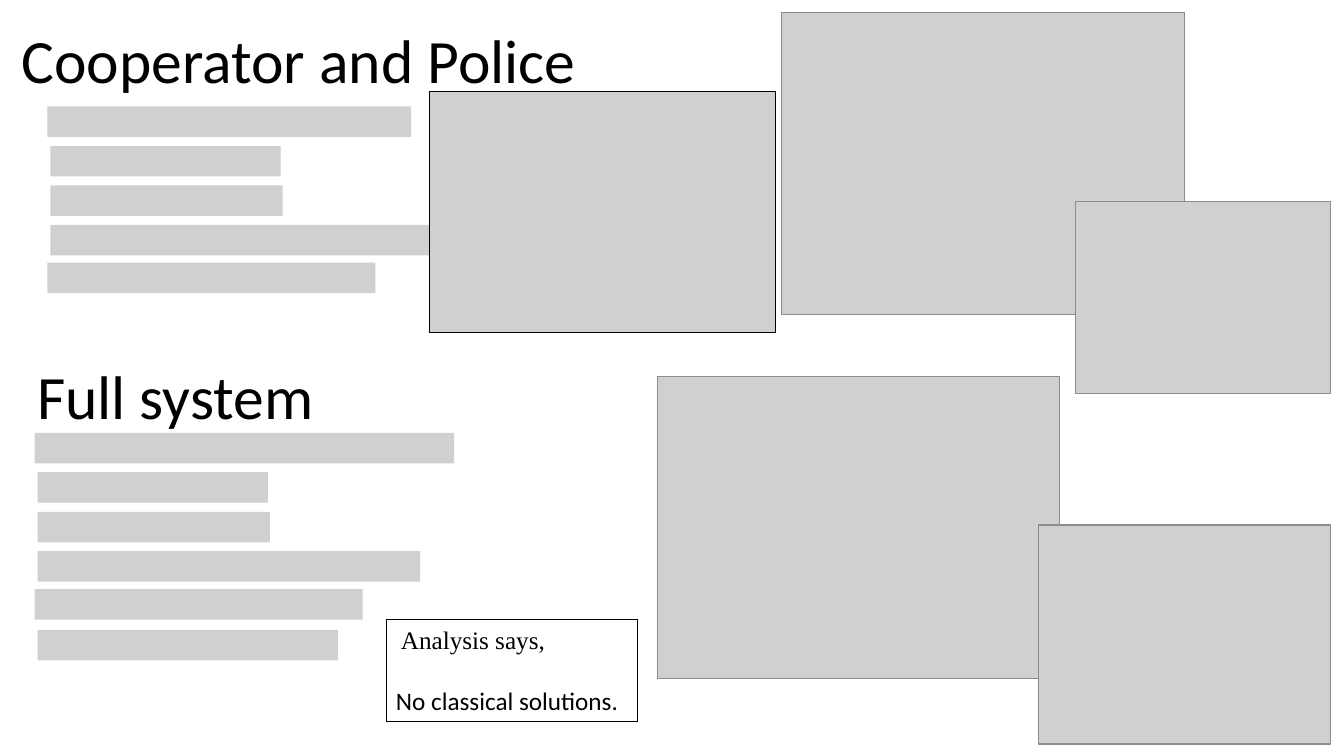
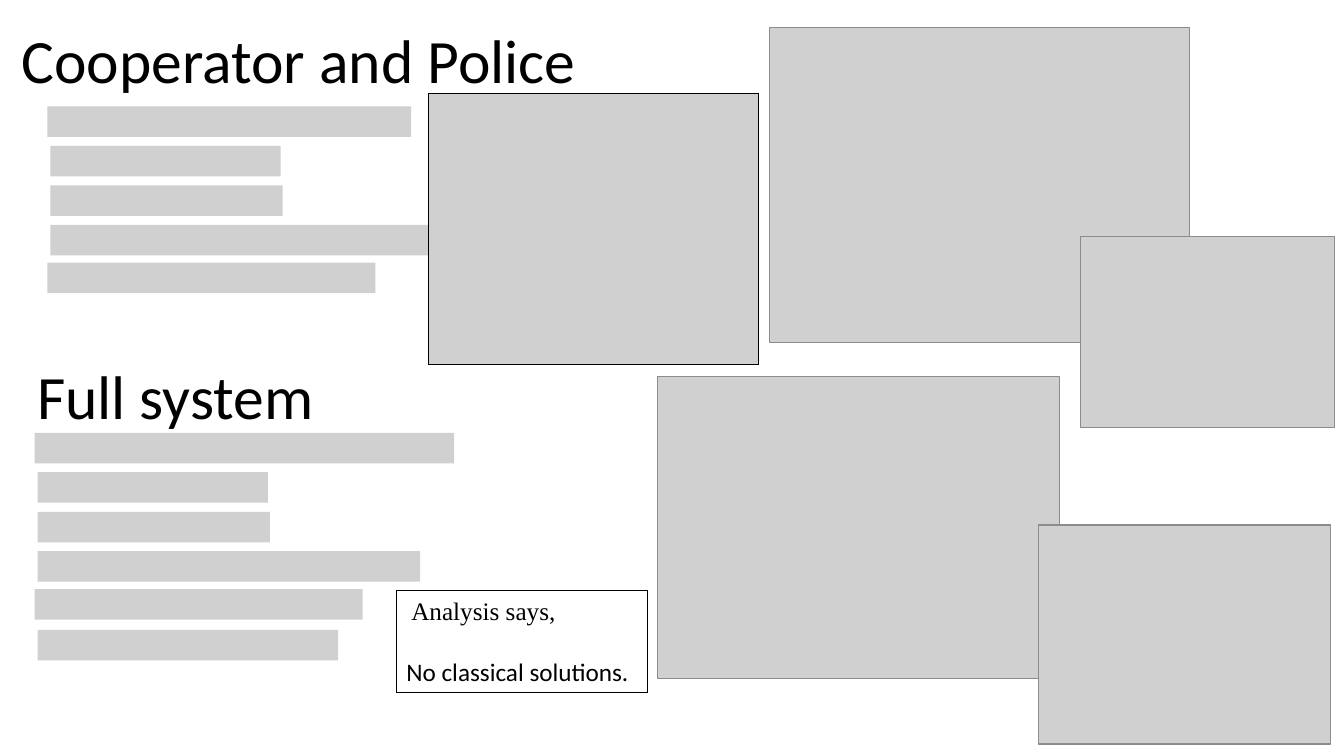
Before and after one commit to lynnbry/bacpo_git, a slide deck: slide 5 of Products/AW_fin.pptx. Drawn at 1344x756 pixels with LibreOffice and Linux fonts; fonts in the diff are those of the drawing; grey boxes stand for pictures. Boxes give left, top, right and bottom in pixels: in the first picture for what was removed or moved away, otherwise in the second. Text is boxed around its words. In the diff, an @@ line names an element or a change of style, - is before the commit and + after.

```diff
--- a/Products/AW_fin.pptx
+++ b/Products/AW_fin.pptx
@@ picture: place and size @@
-picture at (781,13,1185,316)
+picture at (769,27,1190,343)
@@ picture: place and size @@
-picture at (430,91,776,332)
+picture at (429,93,758,364)
@@ picture: place and size @@
-picture at (1076,202,1331,393)
+picture at (1081,237,1335,427)
@@ rectangle "Analysis says,": place and size @@
-rectangle "Analysis says," at (386,620,637,722)
+rectangle "Analysis says," at (396,591,647,693)
```
Also in this commit, not shown: 3 other slides changed, 1 other file.
